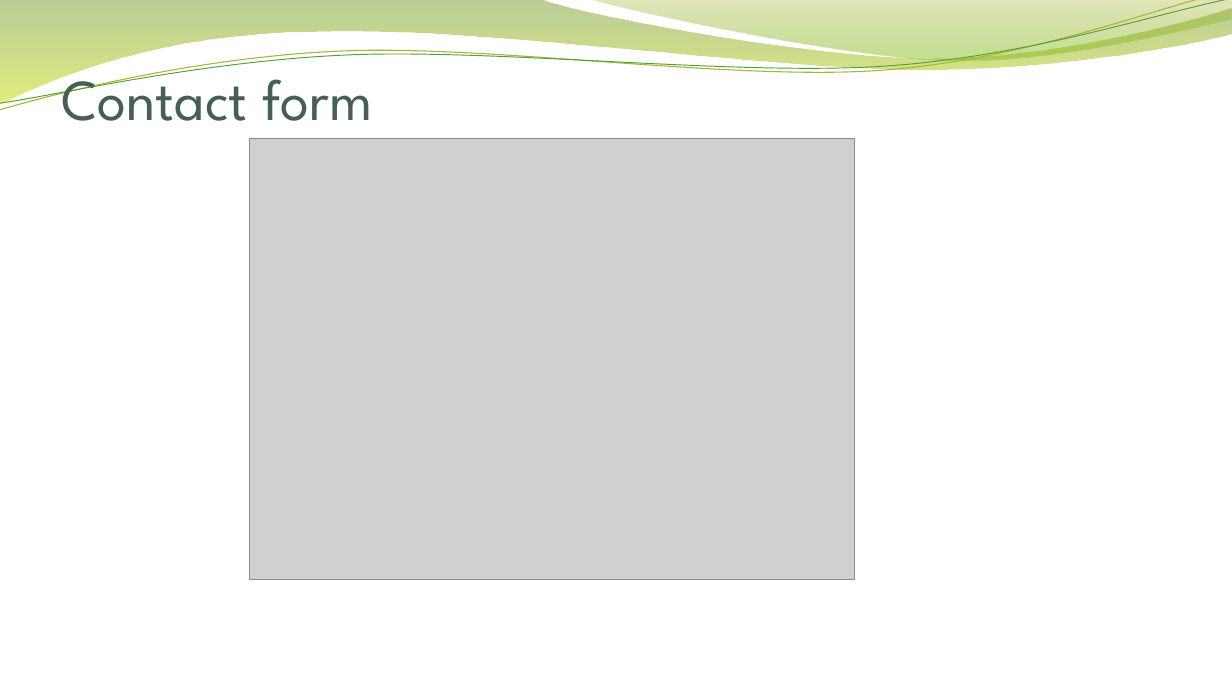
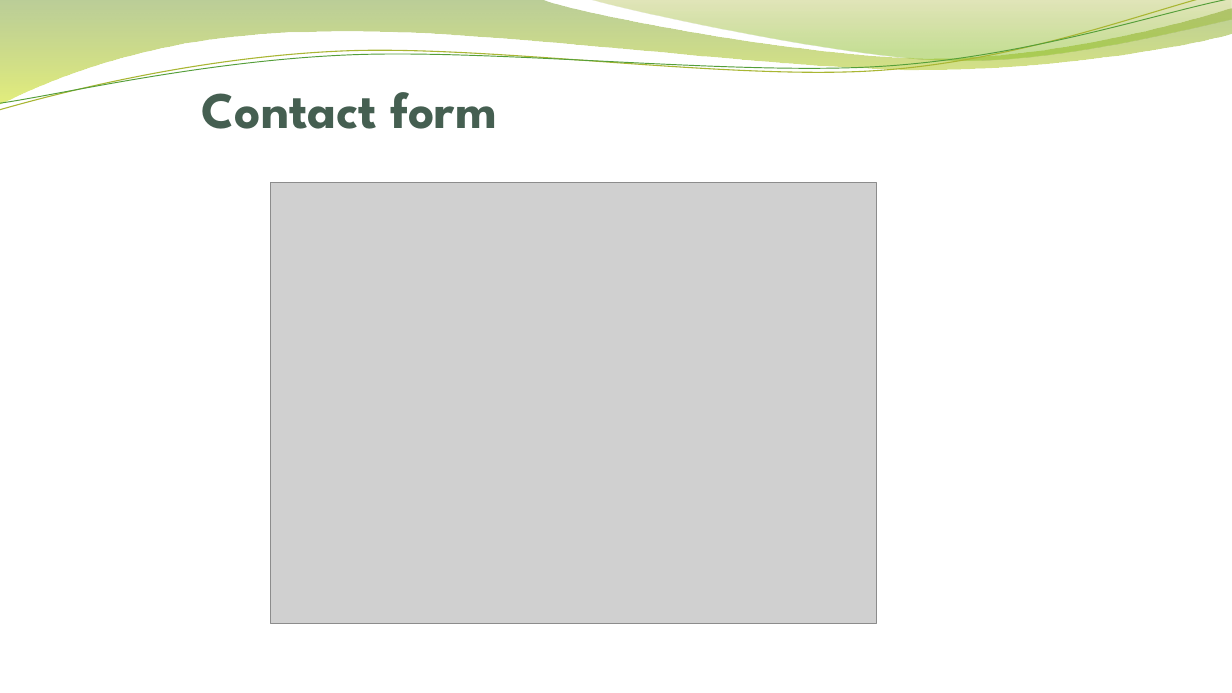
Before and after one commit to QianGaoProject/php, a slide deck: slide 7 of presentation/easy move_DF.pptx. Drawn at 1232x693 pixels with LibreOffice and Linux fonts; fonts in the diff are those of the drawing; grey boxes stand for pictures; background and template pictures are left out. Boxes give left, top, right and bottom in pixels: in the first picture for what was removed or moved away, otherwise in the second. Text is boxed around its words. In the diff, an @@ line names an element or a change of style, - is before the commit and + after.

```diff
--- a/presentation/easy move_DF.pptx
+++ b/presentation/easy move_DF.pptx
@@ title "Contact form": place and size @@
-title "Contact form" at (62, 62, 373, 121)
+title "Contact form" at (202, 92, 496, 129)
@@ title "Contact form" at (202, 92, 496, 129): size 45 to 40 pt, bold on @@
@@ picture: place and size @@
-picture at (250, 139, 856, 579)
+picture at (271, 182, 877, 623)
```
Also in this commit, not shown: 9 other slides changed, 4 other files.
